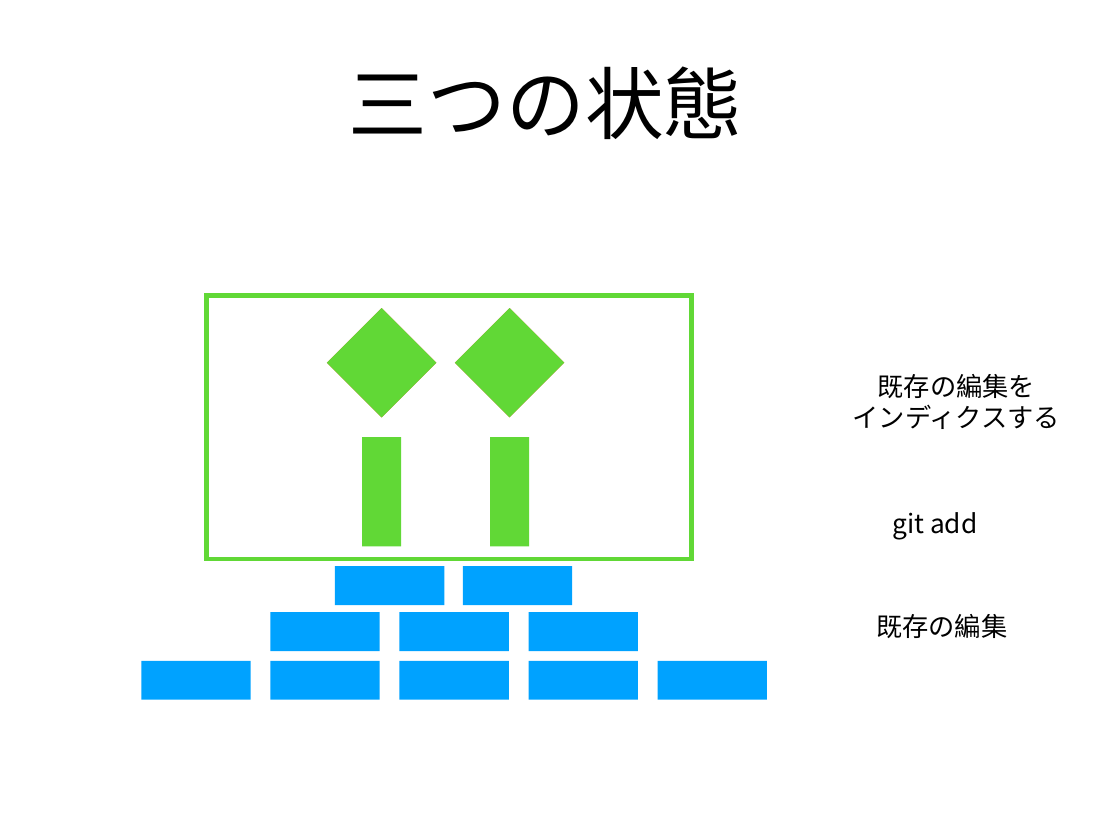
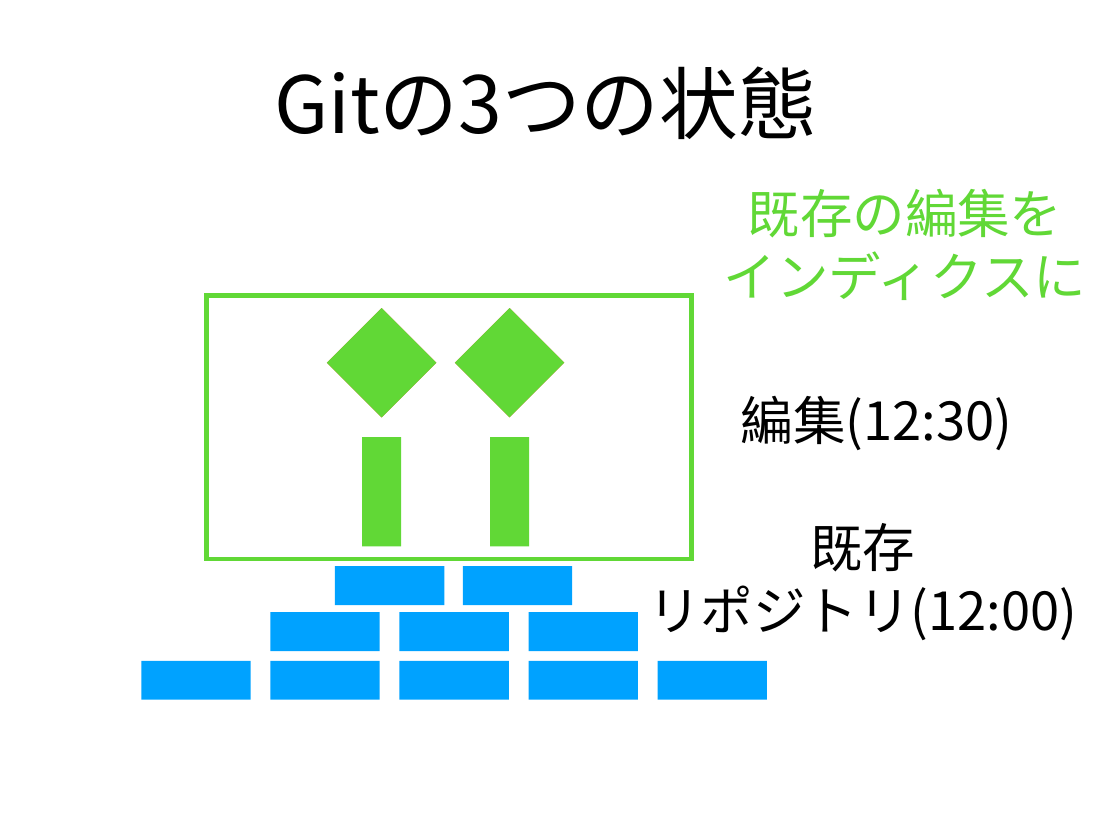
Before and after one commit to xu1718191411/NagoyaStudy, a slide deck: slide 10 of Git入門.pptx (slide 12 before the commit). Drawn at 1120x840 pixels with LibreOffice and Linux fonts; fonts in the diff are those of the drawing. Boxes give left, top, right and bottom in pixels: in the first picture for what was removed or moved away, otherwise in the second. Text is boxed around its words. In the diff, an @@ line names an element or a change of style, - is before the commit and + after.

```diff
--- a/Git入門.pptx
+++ b/Git入門.pptx
@@ text at (x1=274, y1=66, x2=817, y2=139): text changed @@
-三つの状態
+Gitの3つの状態
@@ text "既存の編集を" moved from (x1=853, y1=374, x2=1060, y2=429) to (x1=724, y1=189, x2=1086, y2=300) @@
@@ text at (x1=748, y1=189, x2=1063, y2=238): size 24 to 48 pt, text colour #000000 to #61D836 in "既存の編集を" @@
@@ text at (x1=724, y1=251, x2=1086, y2=300): text changed; size 24 to 48 pt; text colour #000000 to #61D836 @@
-インディクスする
+インディクスに
@@ text added at (x1=741, y1=396, x2=1013, y2=450), 48 pt, text #000000 @@
+編集(12:30)
@@ text added at (x1=648, y1=523, x2=1077, y2=640), 48 pt, text #000000 @@
+既存
+リポジトリ(12:00)
@@ text removed at (x1=892, y1=512, x2=977, y2=540) @@
-git add
@@ text removed at (x1=876, y1=614, x2=1007, y2=638) @@
-既存の編集
```
Also in this commit, not shown: 10 other slides changed, 6 slides added, 7 slides removed, 1 other file.
